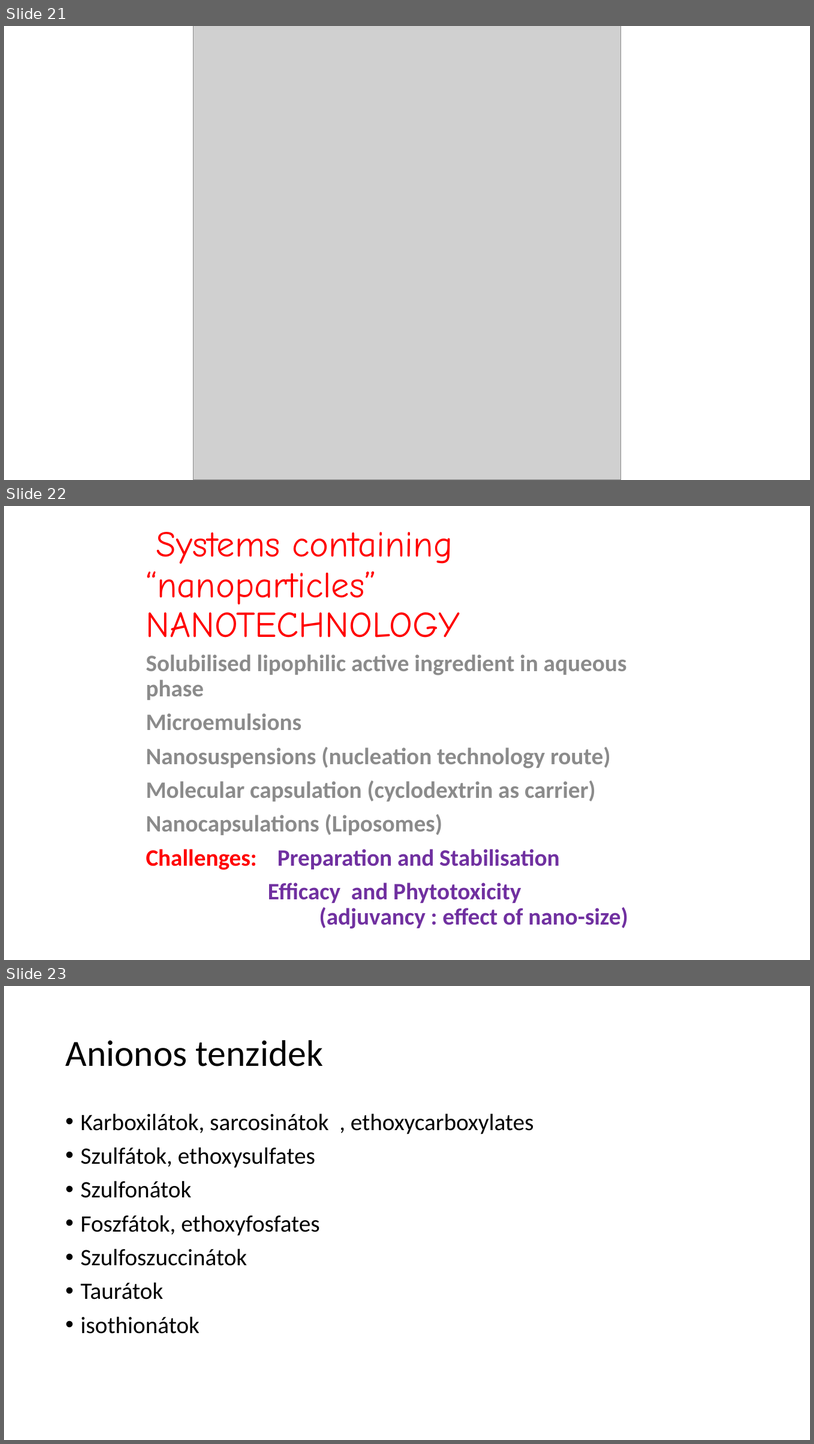
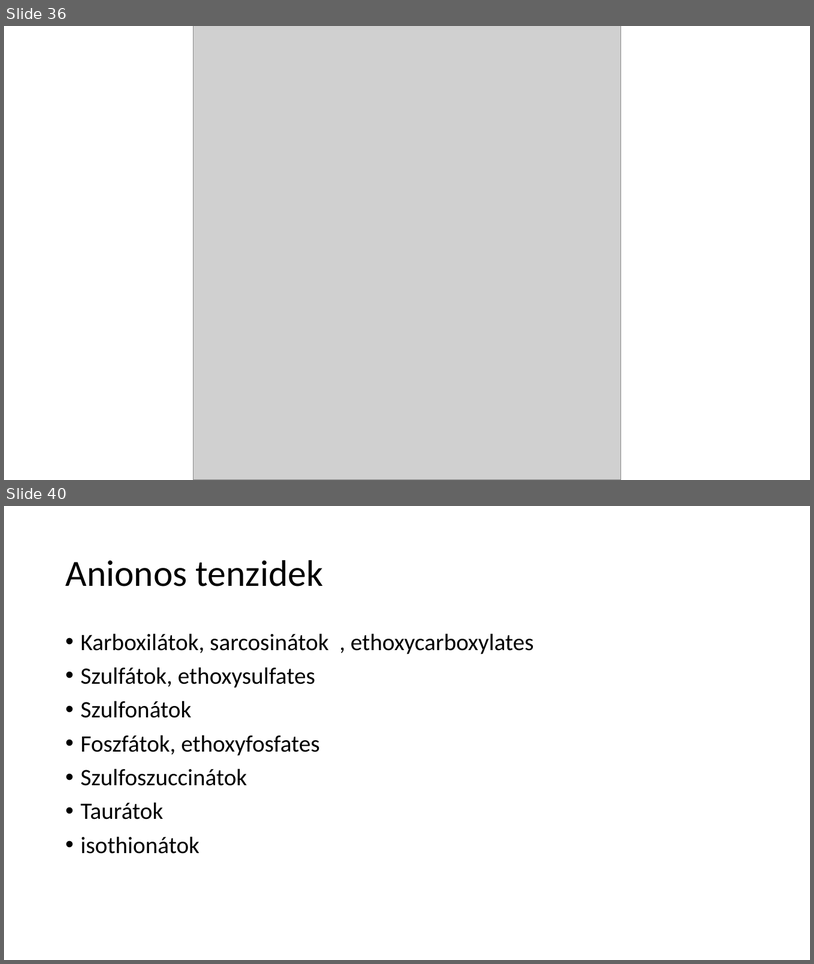
Before and after one commit to LilianaBohus/chemistry-presenations, a slide deck: formulations-and-surfactants.pptx. Shown one above the other, each under a label of ours: slides 21, 22 and 23 before the commit, slides 36 and 40 after it; the slides between them are not shown. The pictures are 814x1444 and 814x964 pixels, drawn with LibreOffice and Linux fonts; fonts in the diff are those of the drawing; grey boxes stand for pictures. Boxes give left, top, right and bottom in pixels: in the first picture for what was removed or moved away, otherwise in the second. Text is boxed around its words. In the diff, an @@ line names an element or a change of style, - is before the commit and + after.

```diff
--- a/formulations-and-surfactants.pptx
+++ b/formulations-and-surfactants.pptx
@@ slide 22 removed at box(4, 506, 810, 960), background #FFFFFF @@
@@ title removed at box(146, 532, 461, 637) @@
-Systems containing “nanoparticles” NANOTECHNOLOGY
@@ text removed at box(146, 654, 628, 928) @@
-Solubilised lipophilic active ingredient in aqueous phase
-Microemulsions
-Nanosuspensions (nucleation technology route)
-Molecular capsulation (cyclodextrin as carrier)
-Nanocapsulations (Liposomes)
-Challenges: Preparation and Stabilisation
-Efficacy and Phytotoxicity (adjuvancy : effect of nano-size)
@@ what was slide 21 is now slide 36 @@
@@ what was slide 23 is now slide 40 @@
```
Also in this commit, not shown: 4 slides changed, 8 slides added, 4 other slides removed.
